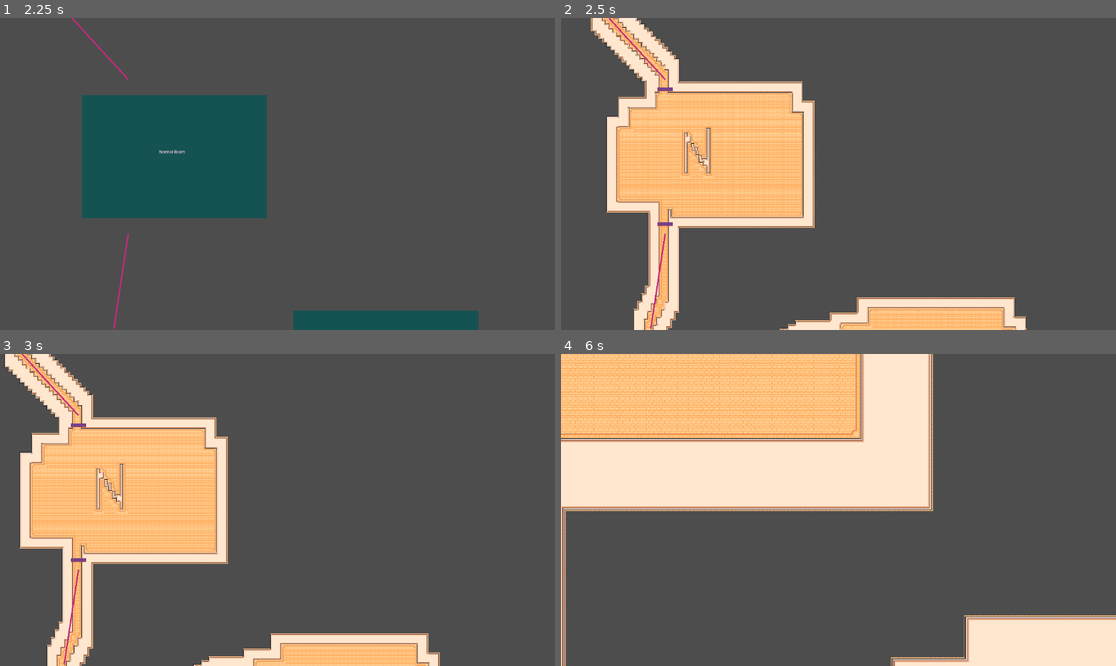
Above: before the commit, frames 1-4 (two rows, left to right).
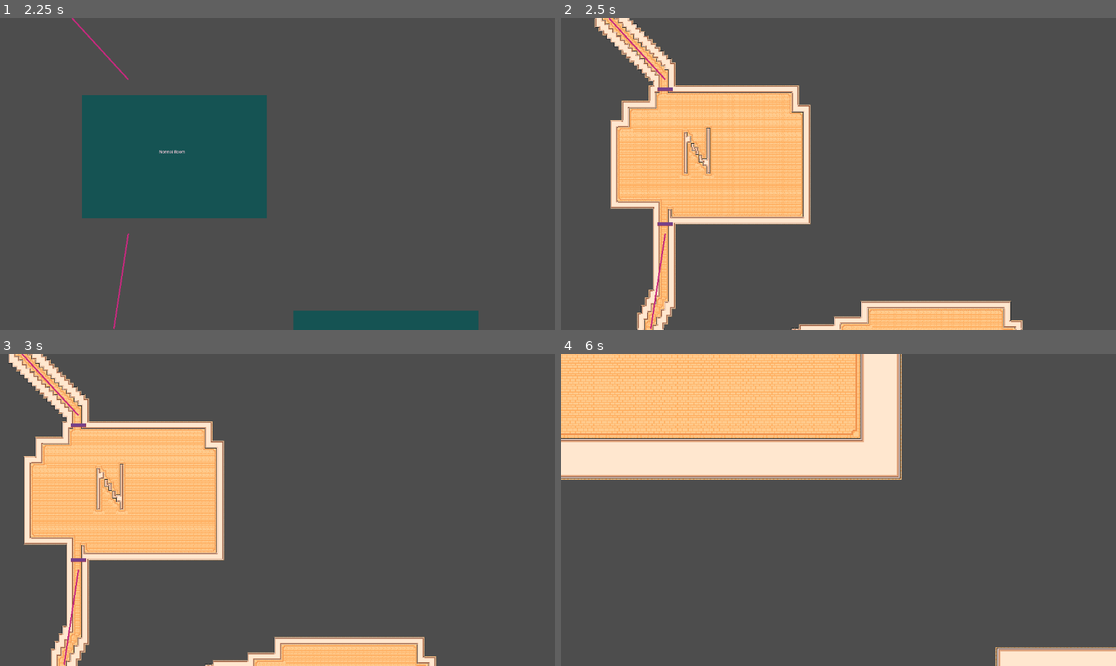
Above: after the commit, the same moments.

Repository: IronVoidForge/DungeonGenerator
Game: Godot game, scene res://DungeonGenerator/MainGeneratorScene/Generator.tscn
Two runs of this game, one before a commit and one after it. Both use one fixed random seed, a clock stepped at 60 frames per second and the inputs below. This scene is started directly instead of the project's main scene.
Inputs (mouse positions are in pixels of both pictures, inside the frame that each line leads up to):
- Up to frame 1 (2.25 s): tap Enter at 0.5, 2 s; drag from (194, 155) to (333, 105) at 0.52 s; tap Space at 1.25 s; drag from (166, 189) to (249, 236) at 1.27 s; move the mouse to (333, 105) at 2.02 s; press the mouse at (333, 105) at 2.03 s; hold D from 2.03 s (still down)
- Up to frame 2 (2.5 s): keep holding D; tap G (generate) at 2.3 s
- Up to frame 3 (3 s): release D at 2.75 s; release the mouse at (333, 441) at 2.75 s; drag from (249, 572) to (111, 463) at 2.77 s
- Up to frame 4 (6 s): tap Space at 3.5 s; move the mouse to (1005, 556) at 3.52 s; hold A 3.53-4.25 s; hold E 3.53-4.25 s; tap G (generate) at 3.8, 5.1 s; drag from (672, 463) to (755, 432) at 4.27 s; tap Enter at 5 s; move the mouse to (866, 510) at 5.02 s; hold S 5.03-5.75 s; click (866, 510) at 5.17 s; drag from (755, 432) to (727, 525) at 5.77 s

Frame 1 is identical in both runs. In frame 2, 4.6% of the frame differs, in the area x 5-84%, y 0-100%; in frame 3, 4.5%; in frame 4, 14%, in the area x 0-100%, y 0-100%.
Error before the commit: Invalid access to property or key 'direction' on a base object of type 'previously freed'. (res://DungeonGenerator/MainGeneratorScene/Generator.gd:159)

Commit message:
cleaned up generator code, refactored to cut lines of code significantly

Diff:
--- a/DungeonGenerator/MainGeneratorScene/Generator.gd
+++ b/DungeonGenerator/MainGeneratorScene/Generator.gd
@@ -6,7 +6,7 @@
 @onready var door = preload("res://dungeon_building_blocks/door.tscn")
 @onready var doors = $Doors
 
-var wall_thickness = 2
+var wall_thickness = 1
 var layout_instance: Node
 var current_level = 1
 var surrounding_offsets = [
@@ -19,6 +19,18 @@
 	Vector2i(1, -1),  # Top-right
 	Vector2i(-1, -1)  # Top-left
 ]
+var ROOM_MAP = {
+	"Start": START_ROOM,
+	"Normal": NORMAL_ROOM,
+	"Boss": BOSS_ROOM,
+	"Exit": EXIT_ROOM,
+	"Key": KEY_ROOM,
+	"NPC": NPC_ROOM,
+	"PreBoss": PREBOSS_ROOM,
+	"Secret": SECRET_ROOM,
+	"Shop": SHOP_ROOM,
+	"Treasure": TREASURE_ROOM
+}
 var all_connection_points: Array = []
 var astar_grid = AStarGrid2D.new()
 # Preload room prefabs
@@ -38,12 +50,9 @@
 	for room in get_tree().get_nodes_in_group("pickable"):
 		for point in room.get_unused_connections():
 			all_connection_points.append(point)
-	for con in get_tree().get_nodes_in_group("connections"):
-		# Get closest connection points for each endpoint of the connection line
+	for con in get_tree().get_nodes_in_group("connections"): # Get closest connection points for each endpoint of the connection line
 		var start_point_room = _get_room_with_closest_connection_point(con.get_point_position(0), all_connection_points)
 		var end_point_room = _get_room_with_closest_connection_point(con.get_point_position(1), all_connection_points)
-
-		# Set these rooms as room1 and room2 for the connection
 		con.set_rooms(start_point_room, end_point_room)
 
 func _process(delta: float) -> void:
@@ -109,7 +118,6 @@
 		var end_cell = floor_tilemap.local_to_map(floor_tilemap.to_local(end_point))
 	# Find the path using AStarGrid2D
 		var path = astar_grid.get_point_path(start_cell, end_cell)
-
 		for point in path:
 			var surrounding_offsets = [
 				Vector2(0, 0),  # Central point
@@ -121,38 +129,37 @@
 				var stamp_point = point + offset * 16  # multiplying by 16 if necessary
 				# Here, check if the cell at 'stamp_point' is open before placing a tile
 				if floor_tilemap.get_cell_source_id(0, stamp_point) == -1:
-#					set_tile_at_world_position(floor_tilemap.map_to_local(stamp_point/16))
 					cells_to_update.append(floor_tilemap.local_to_map(stamp_point))
 	set_tile_at_world_positions(cells_to_update)
 
 func extend_room_from_point(point, direction):
-	var extension_length = 8 * 16  # 4 tiles, assuming each tile is 16x16
-	var hallway_width = 2 * 16
-
-	var start = Vector2()
-	var end = Vector2()
+	var extension_length_cells = 8  # 8 cells
+	var hallway_width_cells = 2
+	var start_cell = Vector2()
+	var end_cell = Vector2()
+	point = floor_tilemap.local_to_map(point)  # Convert point from world position to cell position
 
 	if direction == "DOWN":
-		start = point + Vector2(-hallway_width/2, 0)
-		end = point + Vector2(hallway_width/2, -extension_length)
+		start_cell = point + Vector2i(-hallway_width_cells/2, 0)
+		end_cell = point + Vector2i(hallway_width_cells/2, -extension_length_cells)
+	elif direction == "LEFT":
+		start_cell = point + Vector2i(0, -hallway_width_cells/2)
+		end_cell = point + Vector2i(extension_length_cells, hallway_width_cells/2)
+	elif direction == "UP":
+		start_cell = point + Vector2i(-hallway_width_cells/2, 0)
+		end_cell = point + Vector2i(hallway_width_cells/2, extension_length_cells)
 	elif direction == "RIGHT":
-		start = point + Vector2(0, -hallway_width/2)
-		end = point + Vector2(-extension_length, hallway_width/2)
-	elif direction == "UP":
-		start = point + Vector2(-hallway_width/2, 0)
-		end = point + Vector2(hallway_width/2, extension_length)
-	elif direction == "LEFT":
-		start = point + Vector2(0, -hallway_width/2)
-		end = point + Vector2(extension_length, hallway_width/2)
-
-	# Create a rectangle from the start to end points
-	var top_left = Vector2(min(start.x, end.x), min(start.y, end.y))
-	var bottom_right = Vector2(max(start.x, end.x), max(start.y, end.y))
-
-	for x in range(top_left.x, bottom_right.x, 16):
-		for y in range(top_left.y, bottom_right.y, 16):
-			set_tile_at_world_position(Vector2(x, y))
-
+		start_cell = point + Vector2i(0, -hallway_width_cells/2)
+		end_cell = point + Vector2i(-extension_length_cells, hallway_width_cells/2)
+	# Create a rectangle from the start to end cell positions
+	var top_left_cell = Vector2i(min(start_cell.x, end_cell.x), min(start_cell.y, end_cell.y))
+	var bottom_right_cell = Vector2i(max(start_cell.x, end_cell.x), max(start_cell.y, end_cell.y))
+
+	var cells_to_update = []
+	for x in range(top_left_cell.x, bottom_right_cell.x):  # "+ 1" to include the end cell
+		for y in range(top_left_cell.y, bottom_right_cell.y):
+			cells_to_update.append(Vector2(x, y))
+	set_tile_at_world_positions(cells_to_update)
 
 func room_extension(con):
 	# Extend from first connection point
@@ -170,100 +177,54 @@
 #	floor_tilemap.set_cell(0, cell_position, 0, Vector2(0,0))
 	floor_tilemap.set_cells_terrain_connect(0, cells_to_update, 0,0, true)
 
-
 func generate() -> void:
 	for room in get_tree().get_nodes_in_group("pickable"):
-		match room.room_type:
-			"Start":
-				var instance = START_ROOM.instantiate()
-				self.add_child(instance)
-				instance.add_to_group("rooms")
-				instance.global_position = room.global_position
-
-			"Normal":
-				var instance = NORMAL_ROOM.instantiate()
-				self.add_child(instance)
-				instance.add_to_group("rooms")
-				instance.global_position = room.global_position
-
-			"Boss":
-				var instance = BOSS_ROOM.instantiate()
-				self.add_child(instance)
-				instance.add_to_group("rooms")
-				instance.global_position = room.global_position
-
-			"Exit":
-				var instance = EXIT_ROOM.instantiate()
-				self.add_child(instance)
-				instance.add_to_group("rooms")
-				instance.global_position = room.global_position
-
-			"Key":
-				var instance = KEY_ROOM.instantiate()
-				self.add_child(instance)
-				instance.add_to_group("rooms")
-				instance.global_position = room.global_position
-
-			"NPC":
-				var instance = NPC_ROOM.instantiate()
-				self.add_child(instance)
-				instance.add_to_group("rooms")
-				instance.global_position = room.global_position
-
-			"PreBoss":
-				var instance = PREBOSS_ROOM.instantiate()
-				self.add_child(instance)
-				instance.add_to_group("rooms")
-				instance.global_position = room.global_position
-
-			"Secret":
-				var instance = SECRET_ROOM.instantiate()
-				self.add_child(instance)
-				instance.add_to_group("rooms")
-				instance.global_position = room.global_position
-
-			"Shop":
-				var instance = SHOP_ROOM.instantiate()
-				self.add_child(instance)
-				instance.add_to_group("rooms")
-				instance.global_position = room.global_position
-
-			"Treasure":
-				var instance = TREASURE_ROOM.instantiate()
-				self.add_child(instance)
-				instance.add_to_group("rooms")
-				instance.global_position = room.global_position
-
+		if ROOM_MAP.has(room.room_type):
+			instantiate_and_reparent(room, ROOM_MAP[room.room_type])
 	draw_full_dungeon()
+
+func instantiate_and_reparent(room, room_node):
+	var instance = room_node.instantiate()
+	self.add_child(instance)
+	instance.add_to_group("rooms")
+	instance.global_position = room.global_position
+	var connections = room.connection_container
+	if connections:
+		while connections.get_child_count() > 0:
+			var child = connections.get_child(0)
+			connections.remove_child(child)
+			instance.connection_points.add_child(child)
 
 func draw_full_dungeon():
 	for prefab in get_tree().get_nodes_in_group("prefabs"):
 		draw_from_prefab(prefab)
-		prefab.queue_free()
+		prefab.clear()
+		prefab.room_area.visible = false
 	create_hallways()
+	print("hallways done")
 	create_walls()
+	print("walls done")
 	expand_border(wall_thickness)
+	print("walls thick done")
 	place_doors()
 	for room in get_tree().get_nodes_in_group("pickable"):
 		room.queue_free()
 
 func draw_from_prefab(prefab: Node2D):
-	# Assuming prefab has a TileMap node as its direct child
-	var prefab_tilemap = prefab
 	var cells_to_update = []
-	if prefab_tilemap and prefab_tilemap is TileMap:
+	if prefab and prefab is TileMap:
 		var layer = 0 # Assuming we're working with the first layer, change as needed
-		for cell in prefab_tilemap.get_used_cells(layer):
-			var tile_source_id = prefab_tilemap.get_cell_source_id(layer, cell)
+		for cell in prefab.get_used_cells(layer):
+			var tile_source_id = prefab.get_cell_source_id(layer, cell)
 			if tile_source_id != -1: # Check if the cell is set
 				# Translate the prefab cell position to its local world position
-				var local_pos = prefab_tilemap.map_to_local(cell)
+				var local_pos = prefab.map_to_local(cell)
 				# Adjust for the prefab's global position
 				var global_pos = prefab.global_position + local_pos
 				# Use the provided function to set the tile at the given world position
 				cells_to_update.append(floor_tilemap.local_to_map(global_pos))
-#				set_tile_at_world_position(global_pos)
 	set_tile_at_world_positions(cells_to_update)
+
 func place_doors():
 	for con in get_tree().get_nodes_in_group("connections"):
 		var door1 = door.instantiate()
@@ -295,7 +256,6 @@
 				# If the surrounding cell is unoccupied in the hallway_tilemap
 				if floor_tilemap.get_cell_source_id(0, adjacent_cell) == -1:
 					# Place a wall tile in the wall_tilemap at that cell
-					# Assuming you want to set the tile at the 0th layer and the 0th source id for walls
 					cells_to_update.append(adjacent_cell)
 			wall_tilemap.set_cells_terrain_connect(0, cells_to_update, 0,0, true)
 
--- a/DungeonGenerator/MainGeneratorScene/Generator.tscn
+++ b/DungeonGenerator/MainGeneratorScene/Generator.tscn
@@ -23,3 +23,5 @@
 format = 2
 
 [node name="Doors" type="Node2D" parent="."]
+
+[node name="Prefabs" type="Node2D" parent="."]
--- a/DungeonGenerator/RoomPrefabs/RoomPrefab.gd
+++ b/DungeonGenerator/RoomPrefabs/RoomPrefab.gd
@@ -1,7 +1,22 @@
 extends TileMap
-
+@onready var connection_points = $ConnectionPoints
+@onready var room_area = $ColorRect
 func _ready() -> void:
 	self.add_to_group("prefabs")
 
 func _exit_tree() -> void:
 	self.remove_from_group("prefabs")
+
+func _on_player_detector_body_entered(body: Node2D) -> void:
+	pass # Replace with function body.
+	#spawn enemies
+	#close all doors
+
+#open_unlocked_doors
+
+#close_all_doors
+
+#on enemy killed
+# num_eneies -1
+# if num_enemies <= 0
+	#open_unlocked_doors
--- a/DungeonGenerator/RoomPrefabs/RoomPrefab.tscn
+++ b/DungeonGenerator/RoomPrefabs/RoomPrefab.tscn
@@ -32,3 +32,15 @@
 offset_top = -256.0
 offset_right = 384.0
 offset_bottom = 256.0
+
+[node name="Doors" type="Node2D" parent="."]
+
+[node name="Enemies" type="Node2D" parent="."]
+
+[node name="Items" type="Node2D" parent="."]
+
+[node name="ConnectionPoints" type="Node2D" parent="."]
+
+[node name="PlayerDetector" type="Area2D" parent="."]
+
+[connection signal="body_entered" from="PlayerDetector" to="." method="_on_player_detector_body_entered"]
